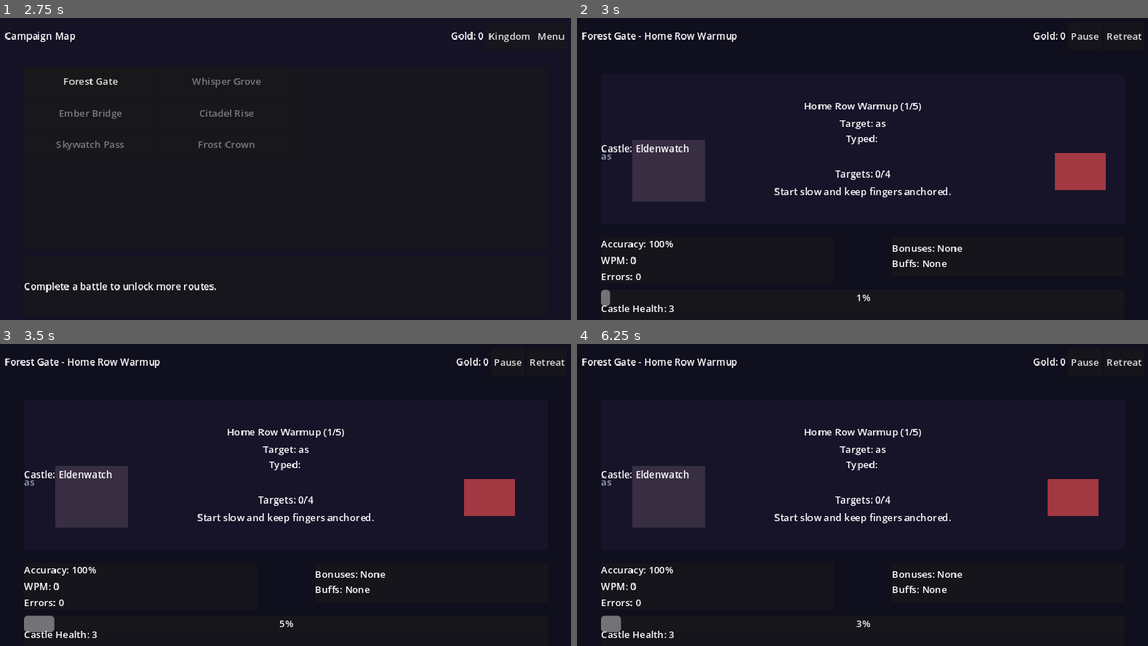
Above: before the commit, frames 1-4 (two rows, left to right).
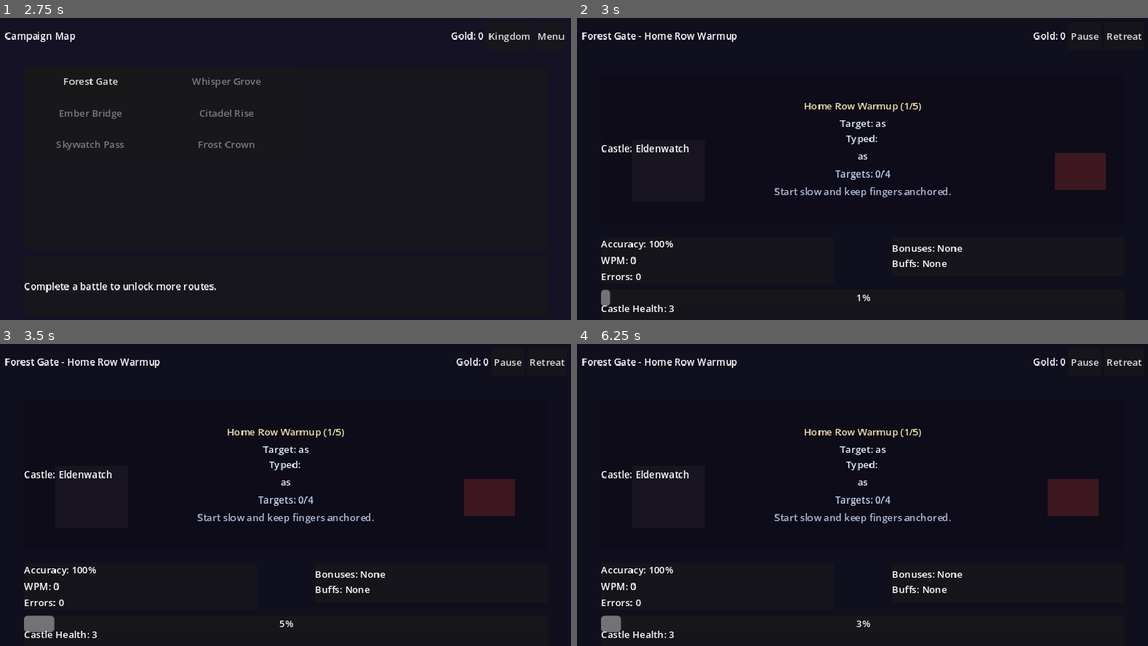
Above: after the commit, the same moments.

Repository: WanderlustCoder/Keyboard-Defense-AzureVale
Game: Godot game, scene res://scenes/MainMenu.tscn
Same seed, same stepped clock (60 frames per second), same inputs: the game is played once before the commit and once after it.
Inputs:
- Up to frame 1 (2.75 s): click "Start Campaign" at 0.5 s; click "Kingdom" at 1.25 s; click "Map" at 2 s
- Up to frame 2 (3 s): click "Forest Gate" at 2.75 s
- Up to frame 3 (3.5 s): no input
- Up to frame 4 (6.25 s): click "Retreat" at 3.5 s; click "Kingdom" at 4.25 s; click "Map" at 5 s; click "Forest Gate" at 5.75 s

Frame 1 is identical in both runs. In frame 2, 4.3% of the frame differs, in the area x 4-93%, y 28-61%; in frame 3, 4.3%; in frame 4, 4.3%.

Commit message:
Improve typing HUD contrast

Diff:
--- a/apps/keyboard-defense-godot/scenes/Battlefield.tscn
+++ b/apps/keyboard-defense-godot/scenes/Battlefield.tscn
@@ -65,6 +65,14 @@
 anchor_bottom = 1.0
 mouse_filter = 2
 
+[node name="DrillBackdrop" type="ColorRect" parent="PlayField"]
+anchor_left = 0.1
+anchor_top = 0.12
+anchor_right = 0.9
+anchor_bottom = 0.88
+mouse_filter = 2
+color = Color(0.03, 0.03, 0.06, 0.65)
+
 [node name="DrillHud" type="VBoxContainer" parent="PlayField"]
 anchor_left = 0.1
 anchor_top = 0.12
@@ -76,6 +84,7 @@
 [node name="DrillTitle" type="Label" parent="PlayField/DrillHud"]
 text = "Drill"
 horizontal_alignment = 1
+theme_override_colors/font_color = Color(0.96, 0.88, 0.68, 1)
 
 [node name="TypingReadout" type="VBoxContainer" parent="PlayField/DrillHud"]
 alignment = 1
@@ -84,10 +93,12 @@
 [node name="WordLabel" type="Label" parent="PlayField/DrillHud/TypingReadout"]
 text = "Target:"
 horizontal_alignment = 1
+theme_override_colors/font_color = Color(0.9, 0.94, 1, 1)
 
 [node name="TypedLabel" type="Label" parent="PlayField/DrillHud/TypingReadout"]
 text = "Typed:"
 horizontal_alignment = 1
+theme_override_colors/font_color = Color(0.9, 0.94, 1, 1)
 
 [node name="DrillTarget" type="RichTextLabel" parent="PlayField/DrillHud"]
 bbcode_enabled = true
@@ -95,15 +106,18 @@
 scroll_active = false
 text = ""
 autowrap_mode = 3
+theme_override_colors/default_color = Color(0.92, 0.95, 1, 1)
 
 [node name="DrillProgress" type="Label" parent="PlayField/DrillHud"]
 text = "Targets: 0/0"
 horizontal_alignment = 1
+theme_override_colors/font_color = Color(0.76, 0.82, 0.94, 1)
 
 [node name="DrillHint" type="Label" parent="PlayField/DrillHud"]
 text = "Type the runes to defend the castle."
 horizontal_alignment = 1
 autowrap_mode = 3
+theme_override_colors/font_color = Color(0.7, 0.74, 0.86, 1)
 
 [node name="BuffHud" type="PanelContainer" parent="PlayField"]
 anchor_left = 0.68
--- a/apps/keyboard-defense-godot/scenes/MainMenu.tscn
+++ b/apps/keyboard-defense-godot/scenes/MainMenu.tscn
@@ -7,6 +7,8 @@
 anchors_preset = 15
 anchor_right = 1.0
 anchor_bottom = 1.0
+grow_horizontal = 2
+grow_vertical = 2
 script = ExtResource("1")
 
 [node name="Background" type="ColorRect" parent="."]
--- a/apps/keyboard-defense-godot/scripts/Battlefield.gd
+++ b/apps/keyboard-defense-godot/scripts/Battlefield.gd
@@ -537,7 +537,7 @@
 		remaining = target.substr(typed_text.length())
 	var safe_typed = _escape_bbcode(typed_text)
 	var safe_remaining = _escape_bbcode(remaining)
-	return "[color=#f6d37a]" + safe_typed + "[/color][color=#9aa0b4]" + safe_remaining + "[/color]"
+	return "[center][color=#ffd27a]" + safe_typed + "[/color][color=#e6ecff]" + safe_remaining + "[/color][/center]"
 
 func _escape_bbcode(text: String) -> String:
 	var escaped := text.replace("[", "\\[")
